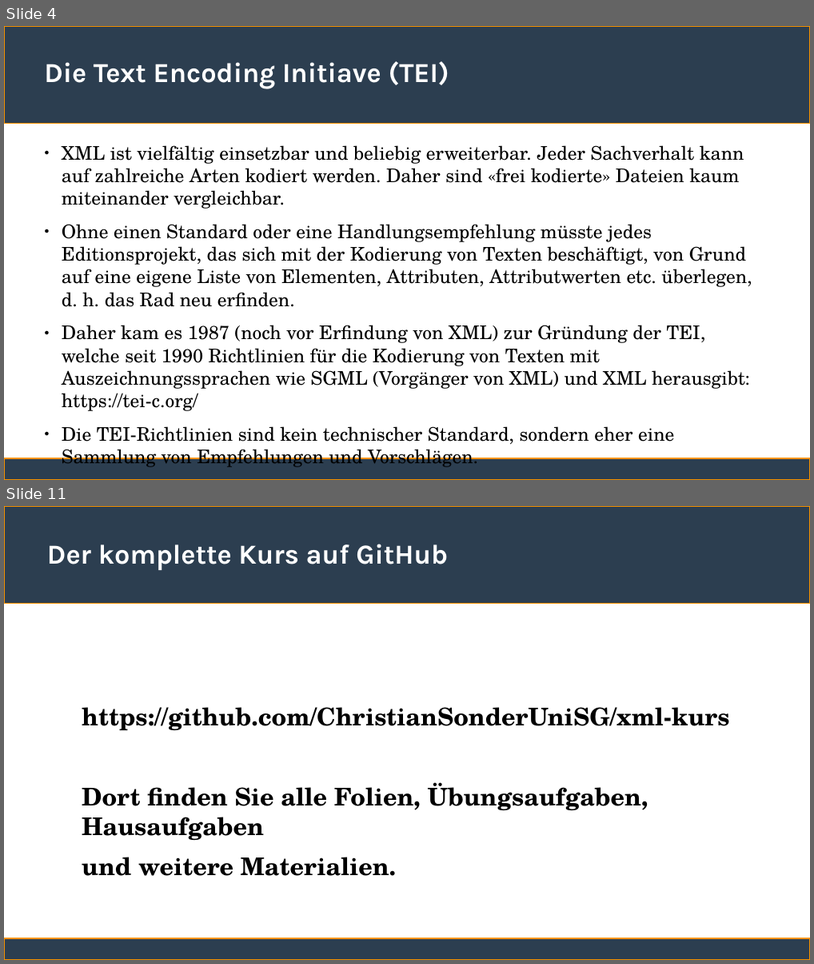
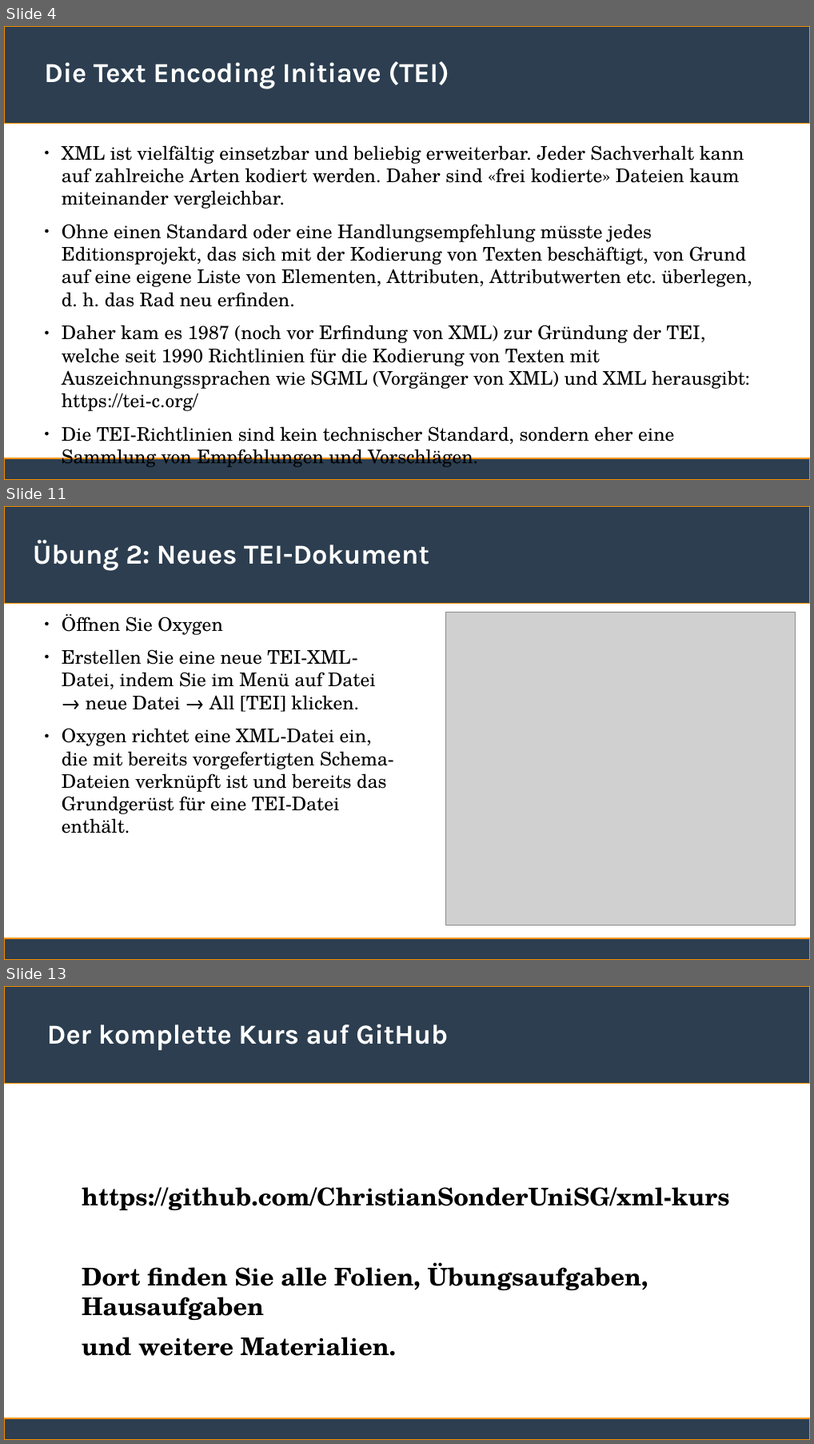
Before and after one commit to ChristianSonderUniSG/xml-kurs, a slide deck: sitzung_3/sitzung_3.odp. Shown one above the other, each under a label of ours: slides 4 and 11 before the commit, slides 4, 11 and 13 after it; the slides between them are not shown. The pictures are 814x964 and 814x1444 pixels, drawn with LibreOffice and Linux fonts; fonts in the diff are those of the drawing; grey boxes stand for pictures. Boxes give left, top, right and bottom in pixels: in the first picture for what was removed or moved away, otherwise in the second. Text is boxed around its words. In the diff, an @@ line names an element or a change of style, - is before the commit and + after.

```diff
--- a/sitzung_3/sitzung_3.odp
+++ b/sitzung_3/sitzung_3.odp
@@ slide 11 added at <box>4,506,810,960</box>, background #FFFFFF; not listed: 2 template elements that a slide beside it also shows @@
@@ title added at <box>33,540,430,571</box>, 27 pt, text #FFFFFF, bold @@
+Übung 2: Neues TEI-Dokument
@@ text added at <box>62,614,394,833</box>, 18.5 pt, text #000000 @@
+● Öffnen Sie Oxygen
+● Erstellen Sie eine neue TEI-XML-Datei, indem Sie im Menü auf Datei → neue Datei → All [TEI] klicken.
+● Oxygen richtet eine XML-Datei ein, die mit bereits vorgefertigten Schema-Dateien verknüpft ist und bereits das Grundgerüst für eine TEI-Datei enthält.
@@ picture added at <box>446,612,797,925</box> @@
@@ what was slide 11 is now slide 13 @@
```
Also in this commit, not shown: 5 slides changed, 2 other slides added, 1 slide removed, 1 other file.
